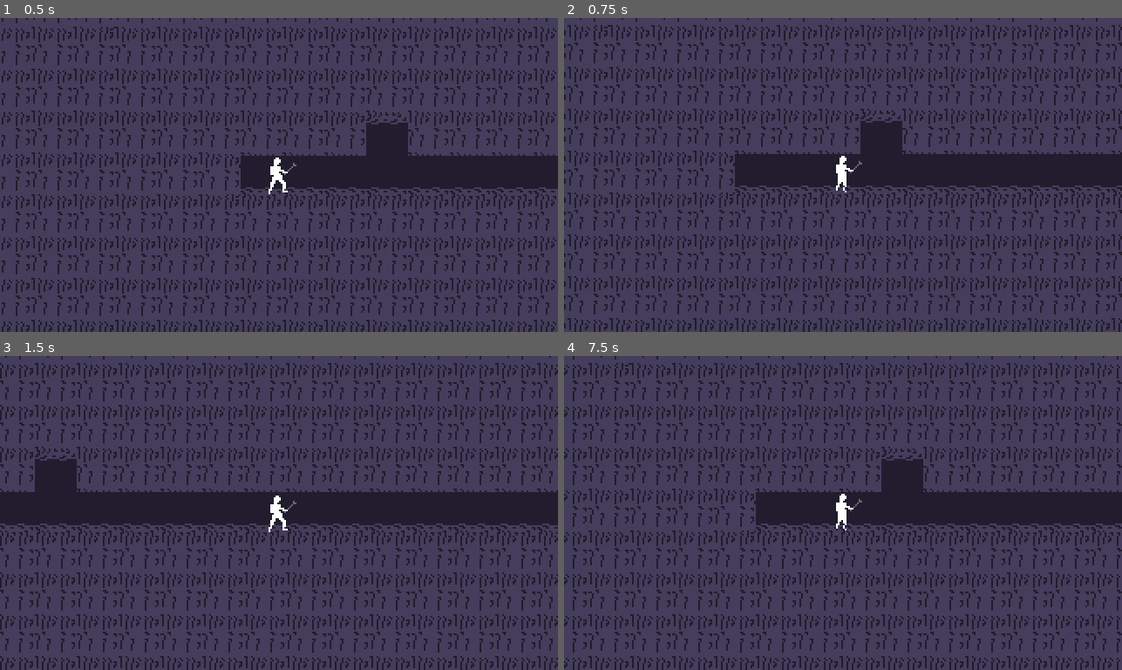
Above: before the commit, frames 1-4 (two rows, left to right).
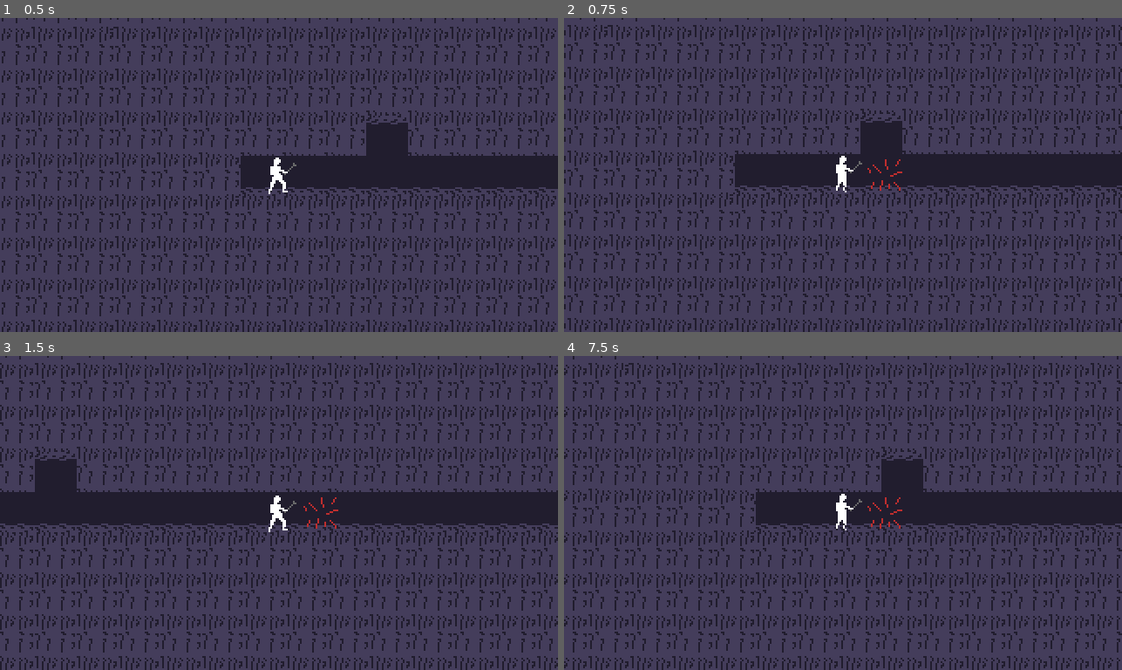
Above: after the commit, the same moments.

Repository: dedekm/ld50
Game: Godot game, scene res://src/Level.tscn
The game is run twice, just before and just after one commit, with the same random seed, the same clock (stepped at 60 frames per second) and the same inputs.
Inputs:
- Up to frame 1 (0.5 s): no input
- Up to frame 2 (0.75 s): tap Enter at 0.5 s; hold Right (ui_right) from 0.53 s (still down); tap Space (action) at 0.6 s
- Up to frame 3 (1.5 s): keep holding Right (ui_right); tap Up (ui_up) at 0.77 s; tap Space (action) at 1.35 s
- Up to frame 4 (7.5 s): tap Up (ui_up) at 1.52, 3.02, 3.77, 4.52, 6.02, 6.77 s; release Right (ui_right) at 2.03 s; hold Left (ui_left) 2.03-2.78 s; tap Enter at 2.1, 5.1, 7.25 s; tap Space (action) at 2.3, 3.05, 3.6, 4.35, 5.3, 6.05, 6.5, 6.6, 7.35 s; hold Right (ui_right) 2.78-4.28 s; tap R at 2.85, 5.85 s; hold Left (ui_left) 4.28-5.03 s; hold Right (ui_right) 5.03-5.78 s; hold Left (ui_left) 5.78-7.28 s; hold Right (ui_right) from 7.28 s (still down)

Frame 1 is identical in both runs. In frame 2, less than 0.1% of the frame differs, in the area x 54-61%, y 45-55%; in frame 3, less than 0.1%; in frame 4, less than 0.1%.

Commit message:
add attack effect

Diff:
--- a/src/Player.gd
+++ b/src/Player.gd
@@ -14,8 +14,9 @@
 onready var level := get_node("/root/Level")
 onready var dialog_canvas := level.get_node("DialogCanvas")
 onready var action_area := $ActionArea
-onready var action_area_shape : CollisionShape2D = action_area.get_node("CollisionShape2D")
-onready var sprite := $AnimatedSprite
+onready var action_area_shape := $ActionArea/CollisionShape2D
+onready var body_sprite := $BodySprite
+onready var attack_sprite := $ActionArea/AttackSprite
 
 func _ready():
   if !level.platformer:
@@ -29,7 +30,17 @@
     if !action_disabled:
       action_disabled = true
       action_area_shape.set_deferred("disabled", false)
-      yield(get_tree().create_timer(0.3), "timeout")
+
+      if platformer:
+        attack_sprite.visible = true
+
+      yield(get_tree().create_timer(0.15), "timeout")
+
+      if platformer:
+        attack_sprite.visible = false
+
+      yield(get_tree().create_timer(0.15), "timeout")
+
       action_disabled = false
       action_area_shape.set_deferred("disabled", true)
 
@@ -74,14 +85,16 @@
   velocity = move_and_slide(velocity, Vector2.UP)
 
   if velocity.x != 0 || velocity.y != 0:
-    sprite.play("move")
+    body_sprite.play("move")
   else:
-    sprite.play("idle")
+    body_sprite.play("idle")
 
   if velocity.x > 0:
-    sprite.flip_h = false
+    body_sprite.flip_h = false
+    attack_sprite.flip_h = false
   elif velocity.x < 0:
-    sprite.flip_h = true
+    body_sprite.flip_h = true
+    attack_sprite.flip_h = true
 
 func _talk_to(npc):
   dialog_canvas.start_dialog(self, npc, "test")
--- a/src/Player.tscn
+++ b/src/Player.tscn
@@ -1,7 +1,8 @@
-[gd_scene load_steps=9 format=2]
+[gd_scene load_steps=10 format=2]
 
 [ext_resource path="res://src/Player.gd" type="Script" id=1]
 [ext_resource path="res://assets/hero.png" type="Texture" id=2]
+[ext_resource path="res://assets/attack.png" type="Texture" id=3]
 
 [sub_resource type="RectangleShape2D" id=1]
 extents = Vector2( 10, 11.5 )
@@ -48,7 +49,11 @@
 shape = SubResource( 2 )
 disabled = true
 
-[node name="AnimatedSprite" type="AnimatedSprite" parent="."]
+[node name="AttackSprite" type="Sprite" parent="ActionArea"]
+visible = false
+texture = ExtResource( 3 )
+
+[node name="BodySprite" type="AnimatedSprite" parent="."]
 frames = SubResource( 6 )
 animation = "move"
 
Binary file added: assets/attack.png
Not shown, added: assets/attack.png.import
